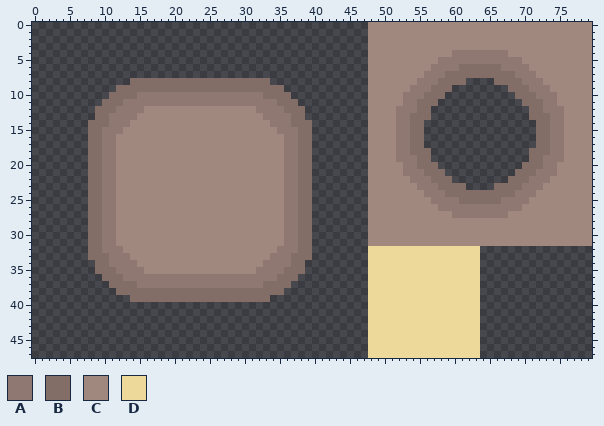
Two states of a pixel-art file, The Fallen Guardian/Assets/Art/Tiles/Beach/Sand And Dirt/Beach Dirt and Sand.aseprite. Above, as it was before the edit.
80x48 pixels, 1 frame.
Palette (. is transparent): A #8f7871  B #826e67  C #a1887f  D #edda9a
Pixels before (only the part around the change), first column x 38:
19 BB........CCCCAAABB..............BBAAACCCC
20 BB........CCCCCAABBB............BBBAACCCCC
21 BB........CCCCCAAABBB..........BBBAAACCCCC
22 BB........CCCCCCAAABBB........BBBAAACCCCCC
23 BB........CCCCCCCAAABBBB....BBBBAAACCCCCCC
24 BB........CCCCCCCCAAABBBBBBBBBBAAACCCCCCCC
25 BB........CCCCCCCCCAAAABBBBBBAAAACCCCCCCCC
26 BB........CCCCCCCCCCAAAAAAAAAAAACCCCCCCCCC
27 BB........CCCCCCCCCCCCAAAAAAAACCCCCCCCCCCC
28 BB........CCCCCCCCCCCCCCCCCCCCCCCCCCCCCCCC
29 BB........CCCCCCCCCCCCCCCCCCCCCCCCCCCCCCCC
30 BB........CCCCCCCCCCCCCCCCCCCCCCCCCCCCCCCC
31 BB........CCCCCCCCCCCCCCCCCCCCCCCCCCCCCCCC
32 BB........DDDDDDDDDDDDDDDD................
33 BB........DDDDDDDDDDDDDDDD................
34 B.........DDDDDDDDDDDDDDDD................
35 B.........DDDDDDDDDDDDDDDD................
36 ..........DDDDDDDDDDDDDDDD................
37 ..........DDDDDDDDDDDDDDDD................
38 ..........DDDDDDDDDDDDDDDD................
39 ..........DDDDDDDDDDDDDDDD................
40 ..........DDDDDDDDDDDDDDDD................
41 ..........DDDDDDDDDDDDDDDD................
42 ..........DDDDDDDDDDDDDDDD................
43 ..........DDDDDDDDDDDDDDDD................
44 ..........DDDDDDDDDDDDDDDD................
45 ..........DDDDDDDDDDDDDDDD................
46 ..........DDDDDDDDDDDDDDDD................
47 ..........DDDDDDDDDDDDDDDD................
Once edited:
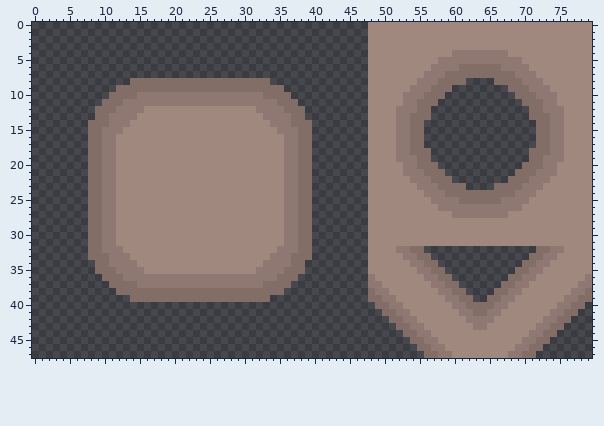
What changed:
{"y":32,"x":48,"old":"DDDDDDDDDDDDDDDD","new":"CCCCAABB........"}
{"y":32,"x":72,"old":"........","new":"BBAACCCC"}
{"y":33,"x":48,"old":"DDDDDDDDDDDDDDDD","new":"CCCCCAABB......."}
{"y":33,"x":71,"old":".........","new":"BBAACCCCC"}
{"y":34,"x":48,"old":"DDDDDDDDDDDDDDDD","new":"CCCCCCAABB......"}
{"y":34,"x":70,"old":"..........","new":"BBAACCCCCC"}
{"y":35,"x":48,"old":"DDDDDDDDDDDDDDDD","new":"CCCCCCCAABB....."}
{"y":35,"x":69,"old":"...........","new":"BBAACCCCCCC"}
{"y":36,"x":48,"old":"DDDDDDDDDDDDDDDD","new":"ACCCCCCCAABB...."}
{"y":36,"x":68,"old":"............","new":"BBAACCCCCCCA"}
{"y":37,"x":48,"old":"DDDDDDDDDDDDDDDD","new":"AACCCCCCCAABB..."}
{"y":37,"x":67,"old":".............","new":"BBAACCCCCCCAA"}
{"y":38,"x":48,"old":"DDDDDDDDDDDDDDDD","new":"BAACCCCCCCAABB.."}
{"y":38,"x":66,"old":"..............","new":"BBAACCCCCCCAAB"}
{"y":39,"x":48,"old":"DDDDDDDDDDDDDDDD","new":"BBAACCCCCCCAABB."}
{"y":39,"x":65,"old":"...............","new":"BBAACCCCCCCAABB"}
{"y":40,"x":48,"old":"DDDDDDDDDDDDDDDD...............","new":".BBAACCCCCCCAABBBBAACCCCCCCAABB"}
{"y":41,"x":48,"old":"DDDDDDDDDDDDDDDD..............","new":"..BBAACCCCCCCAABBAACCCCCCCAABB"}
{"y":42,"x":48,"old":"DDDDDDDDDDDDDDDD.............","new":"...BBAACCCCCCCAAAACCCCCCCAABB"}
{"y":43,"x":48,"old":"DDDDDDDDDDDDDDDD............","new":"....BBAACCCCCCCAACCCCCCCAABB"}
{"y":44,"x":48,"old":"DDDDDDDDDDDDDDDD...........","new":".....BBAACCCCCCCCCCCCCCAABB"}
{"y":45,"x":48,"old":"DDDDDDDDDDDDDDDD..........","new":"......BBAACCCCCCCCCCCCAABB"}
{"y":46,"x":48,"old":"DDDDDDDDDDDDDDDD.........","new":".......BBAACCCCCCCCCCAABB"}
{"y":47,"x":48,"old":"DDDDDDDDDDDDDDDD........","new":"........BBAACCCCCCCCAABB"}
{"label":"changed","picture_box":[368,246,592,358]}
